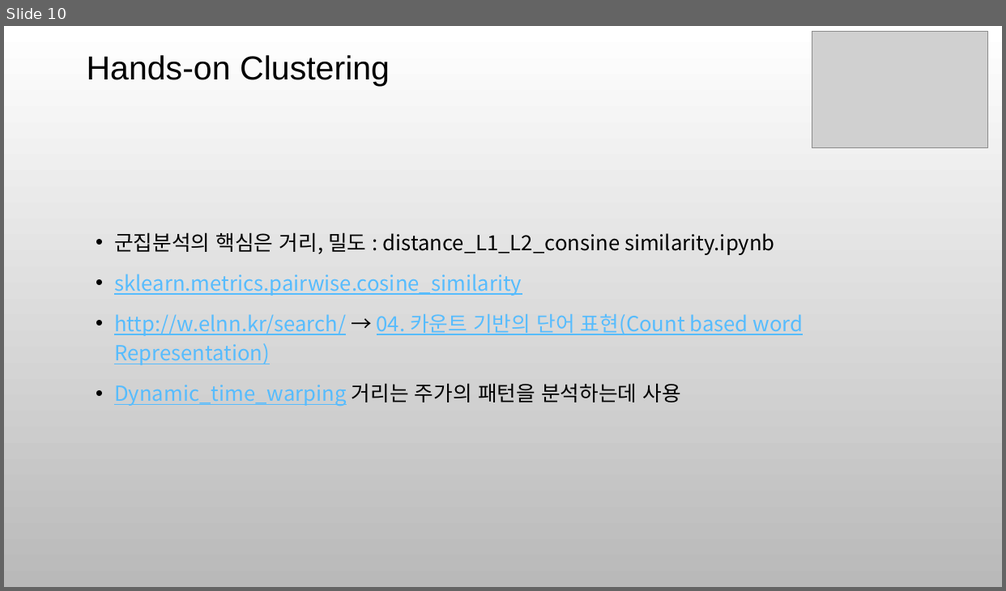
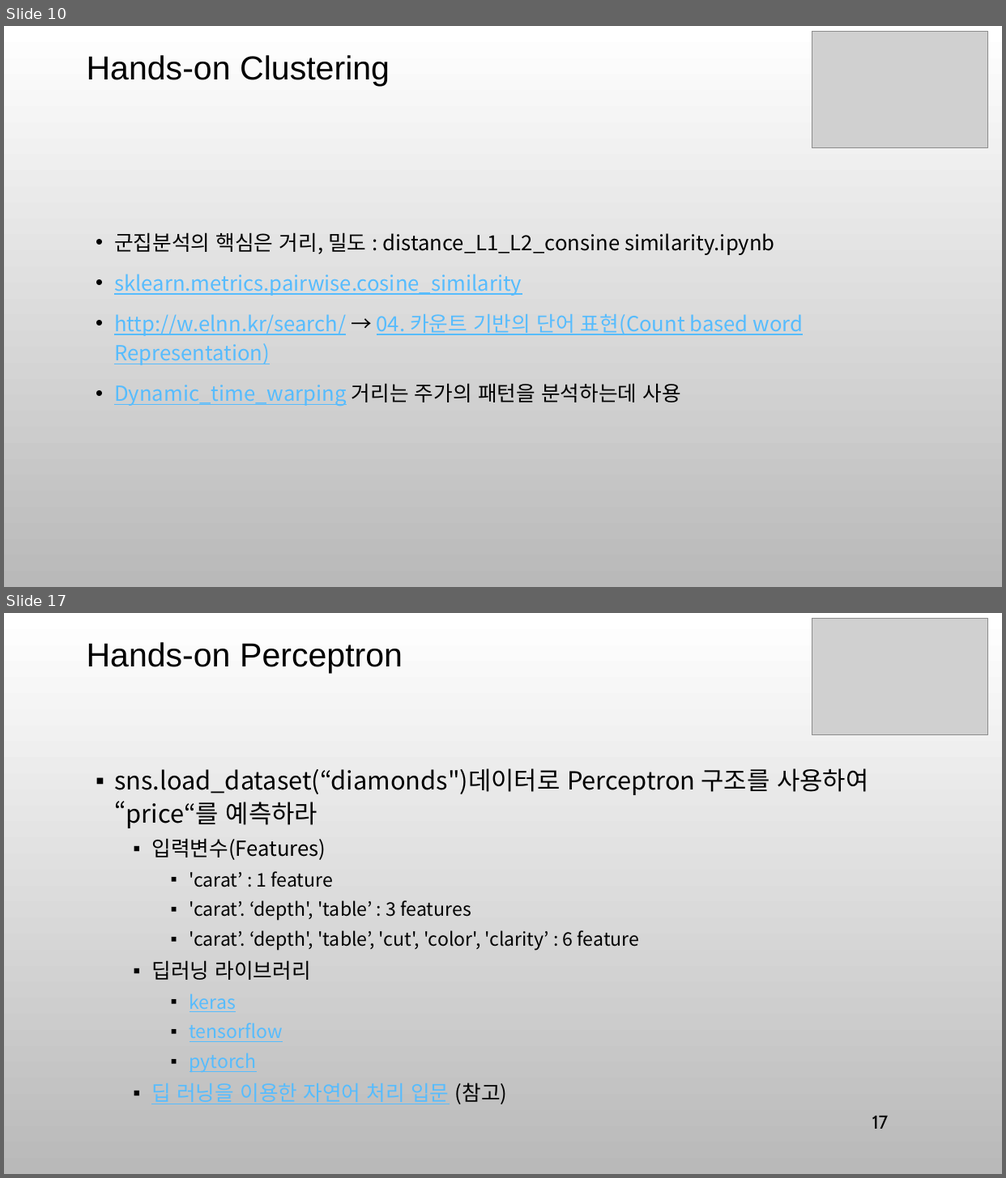
Before and after one commit to ancestor9/mathematics-for-machine-learning, a slide deck: 7_Applications of mathematics.pptx. Shown one above the other, each under a label of ours: slide 10 before the commit, slides 10 and 17 after it; the slides between them are not shown. The pictures are 1006x591 and 1006x1178 pixels, drawn with LibreOffice and Linux fonts; fonts in the diff are those of the drawing; grey boxes stand for pictures; background and template pictures are left out. Boxes give left, top, right and bottom in pixels: in the first picture for what was removed or moved away, otherwise in the second. Text is boxed around its words. In the diff, an @@ line names an element or a change of style, - is before the commit and + after.

```diff
--- a/7_Applications of mathematics.pptx
+++ b/7_Applications of mathematics.pptx
@@ slide 17 added at <box>4,613,1002,1174</box>, background picture (left out) @@
@@ picture added at <box>812,618,987,735</box> @@
@@ text added at <box>87,642,403,673</box>, 32 pt, text #000000 @@
+Hands-on Perceptron
@@ text added at <box>114,769,868,1105</box>, 18 pt, text #000000 @@
+▪ sns.load_dataset(“diamonds")데이터로 Perceptron 구조를 사용하여 “price“를 예측하라
+  ▪ 입력변수(Features)
+    ▪ 'carat’ : 1 feature
+    ▪ 'carat’. ‘depth', 'table’ : 3 features
+    ▪ 'carat’. ‘depth', 'table’, 'cut', 'color', 'clarity’ : 6 feature
+  ▪ 딥러닝 라이브러리
+    ▪ keras
+    ▪ tensorflow
+    ▪ pytorch
+  ▪ 딥 러닝을 이용한 자연어 처리 입문 (참고)
@@ page number added at <box>872,1116,889,1129</box>, 18 pt, text #000000 @@
+17
```
Also in this commit, not shown: 9 slides changed, 13 other slides added, 1 slide removed.
